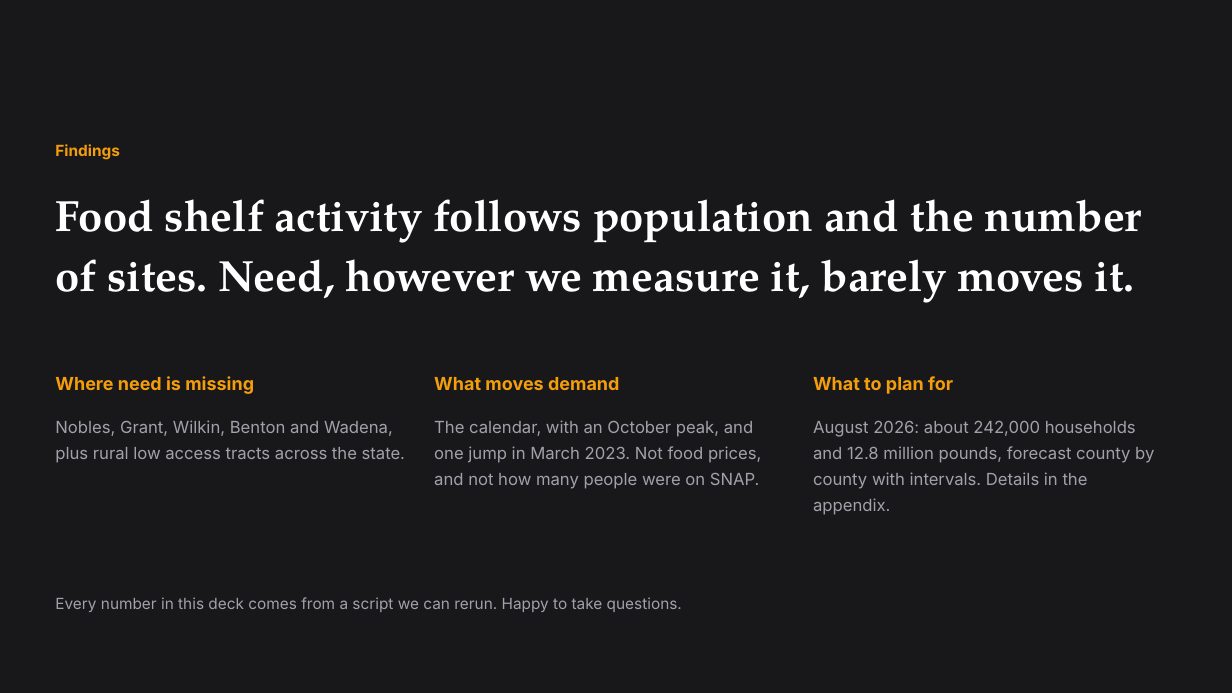
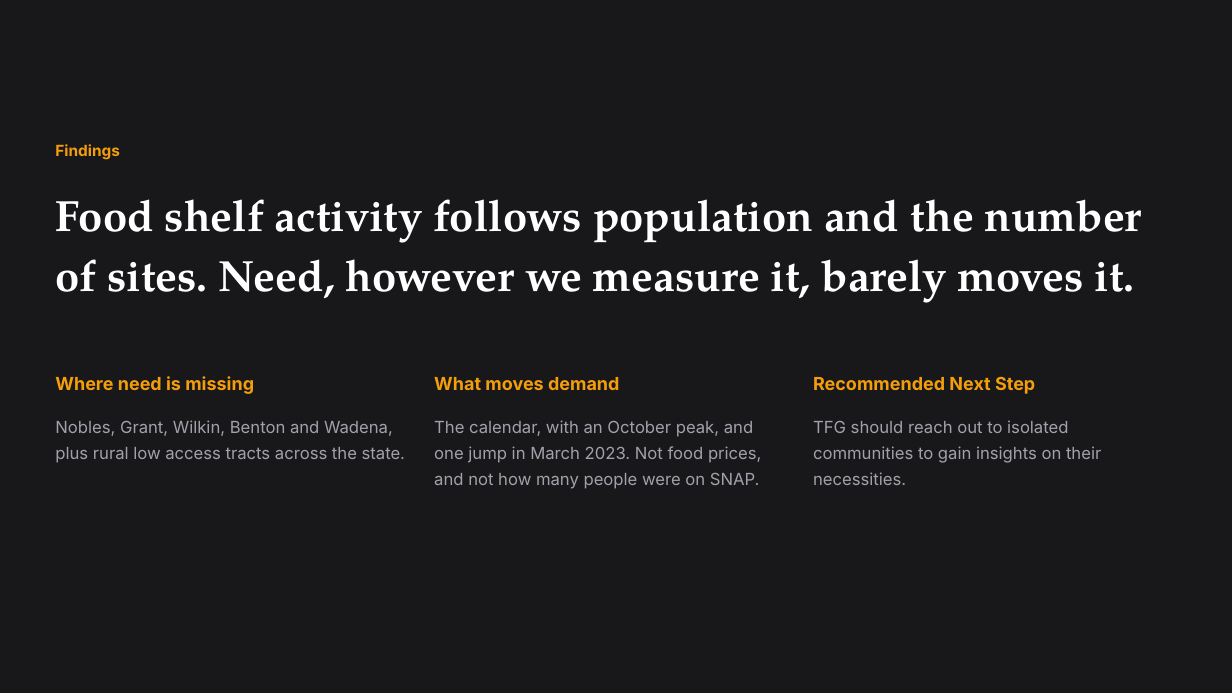
Before and after one commit to dhyan95/MinneMUDAC, a slide deck: slide 7 of docs/MinneMUDAC 2026_ Data Detectors.pptx. Drawn at 1232x693 pixels with LibreOffice and Linux fonts; fonts in the diff are those of the drawing. Boxes give left, top, right and bottom in pixels: in the first picture for what was removed or moved away, otherwise in the second. Text is boxed around its words. In the diff, an @@ line names an element or a change of style, - is before the commit and + after.

```diff
--- a/docs/MinneMUDAC 2026_ Data Detectors.pptx
+++ b/docs/MinneMUDAC 2026_ Data Detectors.pptx
@@ text at <box>813,377,1035,394</box>: text changed @@
-What to plan for
+Recommended Next Step
@@ text at <box>813,420,1101,485</box>: text changed @@
-August 2026: about 242,000 households and 12.8 million pounds, forecast county by county with intervals. Details in the appendix.
+TFG should reach out to isolated communities to gain insights on their necessities.
@@ text removed at <box>55,597,682,612</box> @@
-Every number in this deck comes from a script we can rerun. Happy to take questions.
```
Also in this commit, not shown: 13 other slides changed, 2 slides removed, 6 other files.
